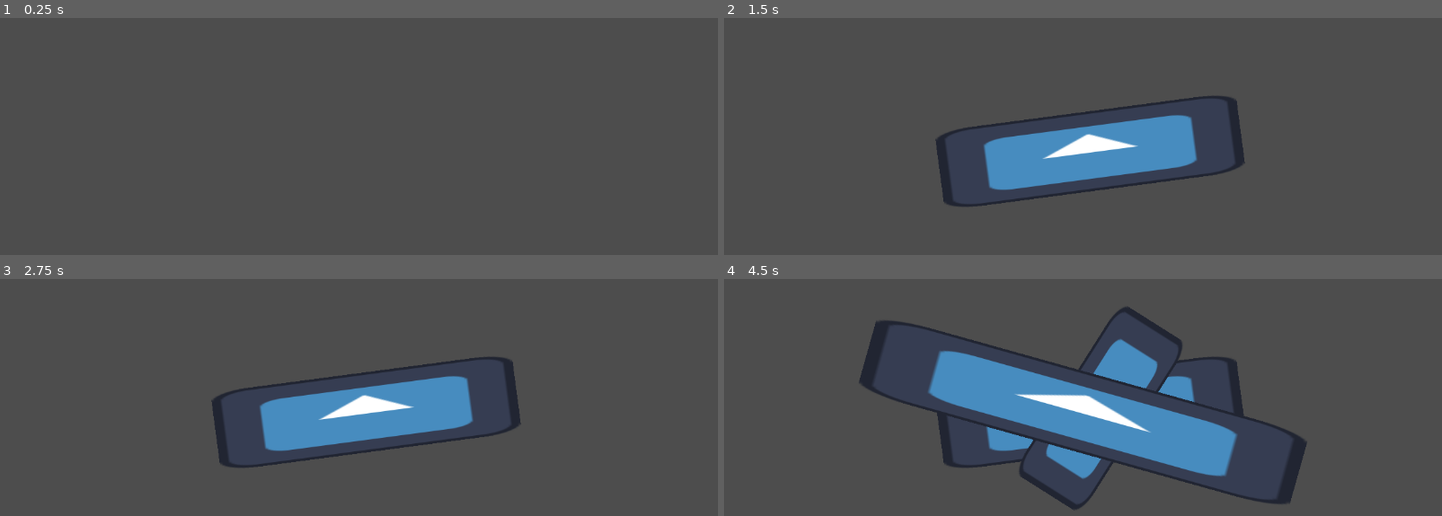
Above: before the commit, frames 1-4 (two rows, left to right).
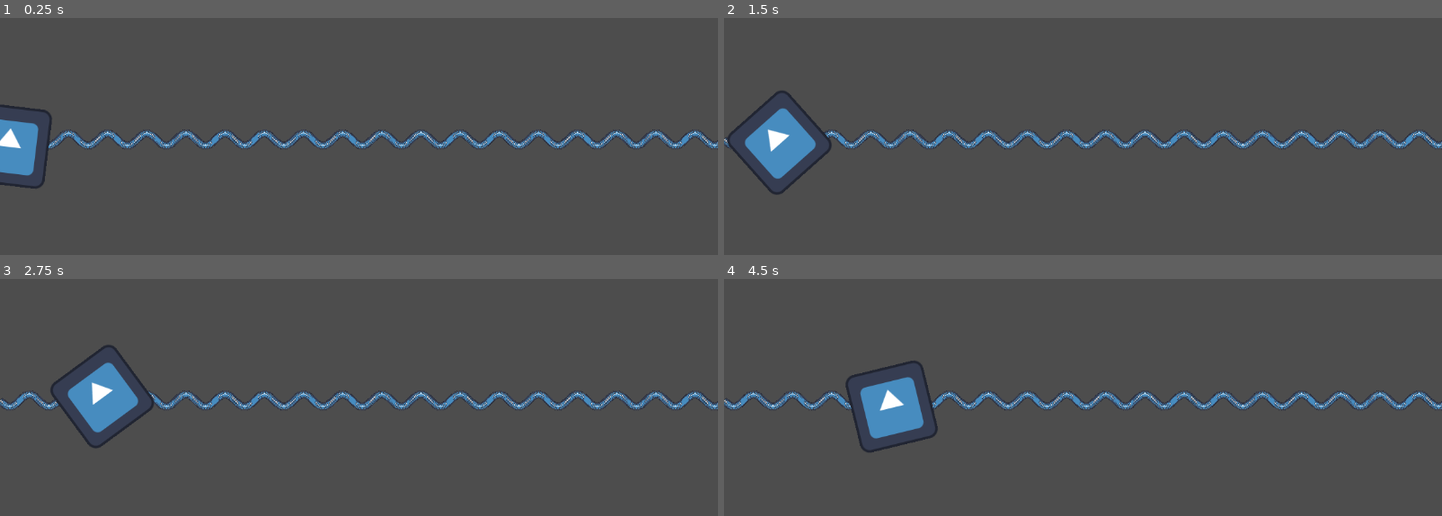
Above: after the commit, the same moments.

Repository: liu-kevin1/HackRPI_11_4_2023
Game: Godot game, scene res://test.tscn
The game is run twice, just before and just after one commit, with the same random seed, the same clock (stepped at 60 frames per second) and the same inputs. The engine's default icon, where the game draws it, is replaced by a stand-in: a white triangle on a blue panel in a dark square.
Inputs (mouse positions are in pixels of both pictures, inside the frame that each line leads up to):
- Up to frame 1 (0.25 s): no input
- Up to frame 2 (1.5 s): move the mouse to (1240, 131) at 0.52 s; click (1240, 131) at 0.67 s; move the mouse to (939, 172) at 1.27 s; click (939, 172) at 1.42 s
- Up to frame 3 (2.75 s): move the mouse to (430, 324) at 2.02 s; click (430, 324) at 2.17 s
- Up to frame 4 (4.5 s): move the mouse to (1047, 492) at 2.77 s; click (1047, 492) at 2.92 s; move the mouse to (1298, 473) at 3.52 s; click (1298, 473) at 3.67 s; move the mouse to (867, 352) at 4.27 s; click (867, 352) at 4.42 s

The runs differ from the first frame. In frame 1, 4.2% of the frame differs, in the area x 0-100%, y 36-72%; in frame 2, 12%; in frame 3, 12%; in frame 4, 20%, in the area x 0-100%, y 11-98%.

Commit message:
Fixed error of path drawing not working by simply moving the function over to main. Added a basic character that follows built path.

Diff:
--- /dev/null
+++ b/Godot/character.gd
@@ -0,0 +1,13 @@
+extends Sprite2D
+var i = 0;
+
+# Called when the node enters the scene tree for the first time.
+func _ready():
+	pass
+
+# Called every frame. 'delta' is the elapsed time since the previous frame.
+func _process(delta):
+	if(i<global.results.size()-1):
+		position = global.results[i]
+		rotation = atan((global.results[i][1]-global.results[i+1][1])/(global.results[i][0]-global.results[i+1][0]))
+		i += 1;
--- a/Godot/draw_path.gd
+++ /dev/null
@@ -1,47 +0,0 @@
-class_name Drawer extends Node
-#pre-loads the texture file under rescources
-var TEXTURE = load("res://icon.svg")
-var WIDTH = TEXTURE.get_width();
-
-var c_pos1 = Vector2()
-var c_pos2 = Vector2()
-var c_count = 0;
-
-
-#detects all input
-func _input(event):
-	#detects specificully LEFT MOUSE - stores the action in event
-	if event is InputEventMouseButton and event.is_pressed():
-		#print("click")
-		if c_count == 0:
-			c_pos1 = event.position
-			c_count += 1
-			#print("one")
-		else:
-			c_pos2 = event.position
-			createOBJECT(c_pos1, c_pos2, 1)
-			c_count = 0
-			#print("two")
-
-
-#create a copy of the preloade sprite
-func createOBJECT(pos1, pos2, scale):
-	var path = Sprite2D.new()
-
-	path.texture = TEXTURE
-
-	var delta_x = (pos2[0]-pos1[0]) * scale
-	var delta_y = (pos2[1]-pos1[1]) * scale
-
-	path.position.x = (pos1[0]+(delta_x)/2) * scale
-	path.position.y = (pos1[1]+(delta_y)/2) * scale
-
-	path.scale = Vector2(sqrt((delta_x*delta_x)*scale + (delta_y*delta_y))/WIDTH*scale, 1)
-	path.rotation = atan((delta_y)/(delta_x));
-	print("positions: ", pos1, pos2)
-	print("path pos: " + str(path.position))
-	print("scale: " + str(path.scale))
-	print("rotation: " + str(path.rotation))
-
-	#stores the new child under current location
-	add_child(path);
--- a/Godot/equation_parser.gd
+++ b/Godot/equation_parser.gd
@@ -91,7 +91,7 @@
 					output.push_back(opstack.pop_front())
 				if len(opstack) == 0:
 					#print("0 length opstack")
-					print("0 length opstack what do we do")
+					#print("0 length opstack what do we do")
 					return
 				token.pair = opstack.pop_front()
 				token.pair.pair = token
@@ -186,20 +186,20 @@
 			}
 		}
 		var result = evaluate(stack.pop_front(), env)
-		print("Result")
-		print(result)
+		#print("Result")
+		#print(result)
 		results.push_back(Vector2(i/scale, result))
 	return results
 
 # Called when the node enters the scene tree for the first time.
 func _ready():
-	print("ready and starting")
+	#print("ready and starting")
 	var test_equation := "sin(4x)-3"
 	var start := 0
 	var stop := 4
 	var step := 1
 
-	print(process_equation(test_equation, start, stop, step))
+	#print(process_equation(test_equation, start, stop, step))
 	pass # Replace with function body.
 
 
--- /dev/null
+++ b/Godot/global_vars.gd
@@ -0,0 +1,3 @@
+extends Node
+
+var results;
--- a/Godot/main.gd
+++ b/Godot/main.gd
@@ -2,27 +2,57 @@
 
 #var drawer
 
+
 # Called when the node enters the scene tree for the first time.
 func _ready():
-	print("test")
-	var equation = "2sin(x)+5"
+	#print("test")
+	var equation = "10sin(1/10x)+5"
+	#var equation = "1/5x"
 	var start = 0
-	var stop = 10
-	var step = 0.5
+	var stop = 1400
+	var step = 1
 	var results = Parser.process_equation(equation, start, stop, step)
-	print_tree()
-	var drawer = get_node("..")
+	#print_tree()
+
 	#var drawer = $draw_sprite2
 	#print(drawer)
 	#drawer.reparent(Node2D)
 	#drawer.reparent(self)
 	for i in range(len(results)):
-		results[i][0] = results[i][0] + 100
-		results[i][1] = results[i][1] + 100
+		results[i][0] = results[i][0] #+ 100
+		results[i][1] = results[i][1] + 300
+
+	global.results = results;
+	print(global.results[0])
 
 	for i in range(len(results)-1):
-		drawer.createOBJECT(results[i], results[i+1], 20)
+		createOBJECT(results[i], results[i+1], 1)
 	pass # Replace with function body.
+
+
+func createOBJECT(pos1, pos2, scale):
+	var TEXTURE = load("res://icon.svg")
+	var WIDTH = TEXTURE.get_width();
+	var path = Sprite2D.new()
+
+	path.texture = TEXTURE
+
+	var delta_x = (pos2[0]-pos1[0]) * scale
+	var delta_y = (pos2[1]-pos1[1]) * scale
+
+	path.position.x = (pos1[0]+(delta_x)/2) * scale
+	path.position.y = (pos1[1]+(delta_y)/2) * scale
+
+	path.scale = Vector2(sqrt((delta_x*delta_x)*scale + (delta_y*delta_y))/WIDTH*scale, 0.1)
+	path.rotation = atan((delta_y)/(delta_x));
+	#print("positions: ", pos1, pos2)
+	#print("path pos: " + str(path.position))
+	#print("scale: " + str(path.scale))
+	#print("rotation: " + str(path.rotation))
+
+	#stores the new child under current location
+	add_child(path);
+
 
 
 # Called every frame. 'delta' is the elapsed time since the previous frame.
--- a/Godot/project.godot
+++ b/Godot/project.godot
@@ -14,3 +14,7 @@
 run/main_scene="res://test.tscn"
 config/features=PackedStringArray("4.1", "Forward Plus")
 config/icon="res://icon.svg"
+
+[autoload]
+
+global="*res://global_vars.gd"
--- a/Godot/test.tscn
+++ b/Godot/test.tscn
@@ -1,12 +1,12 @@
-[gd_scene load_steps=3 format=3 uid="uid://dlvjch7r8ur34"]
+[gd_scene load_steps=4 format=3 uid="uid://dlvjch7r8ur34"]
 
-[ext_resource type="Script" path="res://draw_path.gd" id="1_f64jx"]
 [ext_resource type="Script" path="res://main.gd" id="2_6kw2e"]
+[ext_resource type="Script" path="res://character.gd" id="3_0vi43"]
+[ext_resource type="Texture2D" uid="uid://bv1btm2uggveo" path="res://icon.svg" id="3_r713n"]
 
 [node name="Sprite_Insert" type="Node"]
 
 [node name="draw_sprite2" type="Node" parent="."]
-script = ExtResource("1_f64jx")
 
 [node name="Control" type="Control" parent="draw_sprite2"]
 layout_mode = 3
@@ -14,3 +14,7 @@
 offset_right = 40.0
 offset_bottom = 40.0
 script = ExtResource("2_6kw2e")
+
+[node name="Sprite2D" type="Sprite2D" parent="."]
+texture = ExtResource("3_r713n")
+script = ExtResource("3_0vi43")
Not shown: 1 places in Godot/main.tscn that only renumber resources
Not shown: 1 places in Godot/node_2d.tscn that only renumber resources
